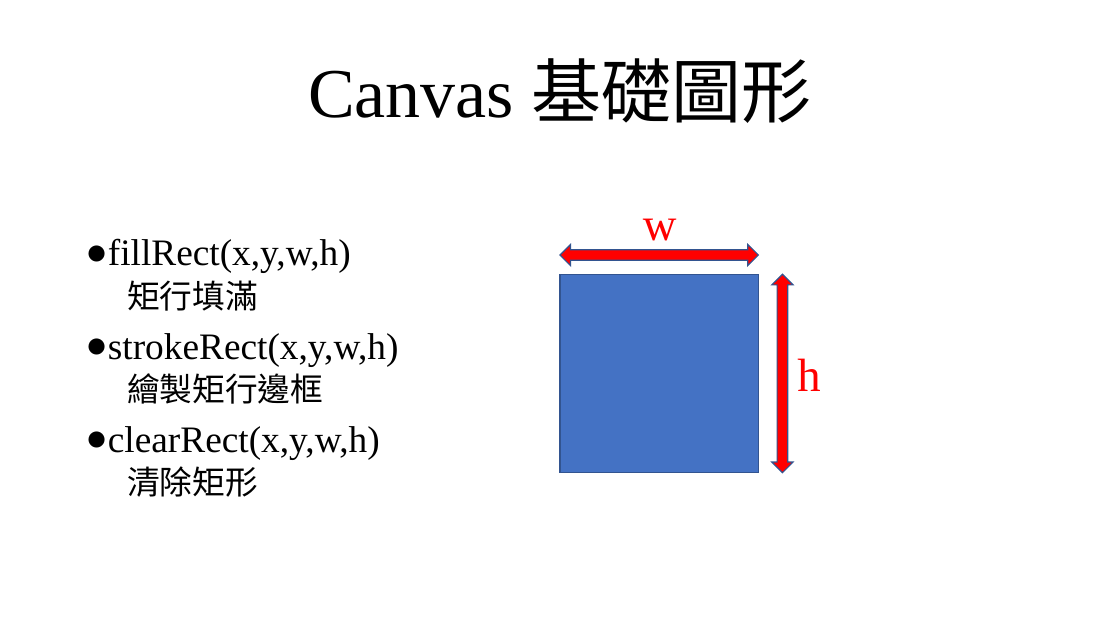
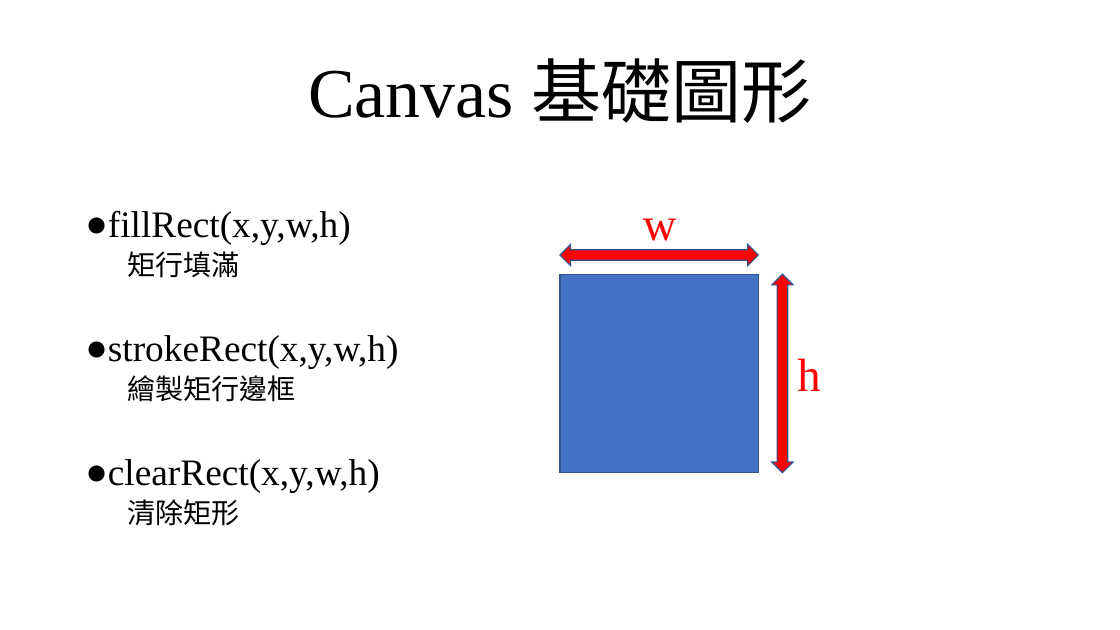
Before and after one commit to beenyan/RLSB, a slide deck: slide 9 of 俄羅斯方塊.pptx (slide 8 before the commit). Drawn at 1120x630 pixels with LibreOffice and Linux fonts; fonts in the diff are those of the drawing; background and template pictures are left out. Boxes give left, top, right and bottom in pixels: in the first picture for what was removed or moved away, otherwise in the second. Text is boxed around its words. In the diff, an @@ line names an element or a change of style, - is before the commit and + after.

```diff
--- a/俄羅斯方塊.pptx
+++ b/俄羅斯方塊.pptx
@@ text at box(127, 251, 295, 526): size 28 to 24 pt in "矩行填滿", "繪製矩行邊框", "清除矩形" @@
```
Also in this commit, not shown: 5 other slides changed, 8 slides added, 4 slides removed, 3 other files.
